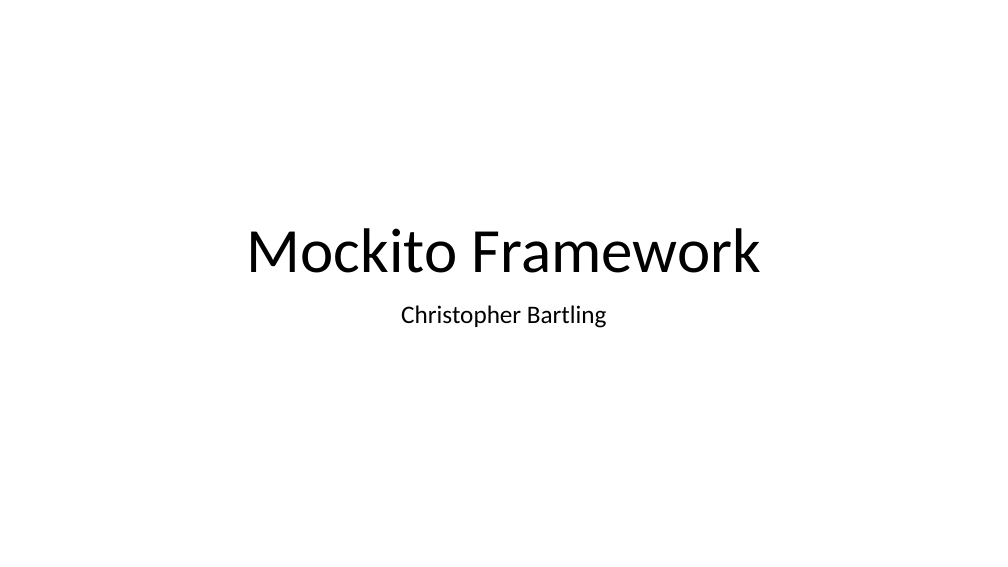
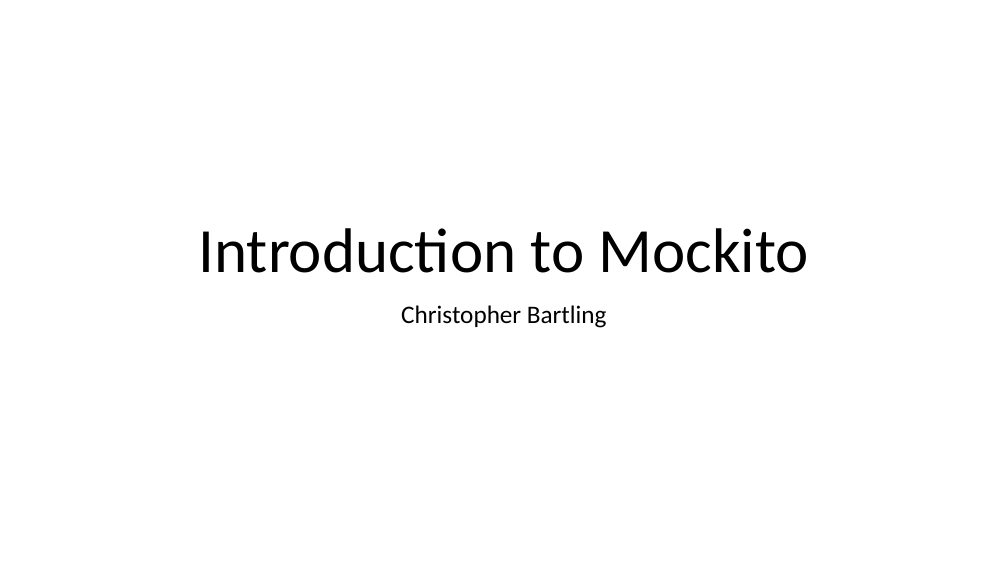
Before and after one commit to cebartling/test-driven, a slide deck: slide 1 of presentations/Introduction to Mockito.pptx. Drawn at 1008x567 pixels with LibreOffice and Linux fonts; fonts in the diff are those of the drawing. Boxes give left, top, right and bottom in pixels: in the first picture for what was removed or moved away, otherwise in the second. Text is boxed around its words. In the diff, an @@ line names an element or a change of style, - is before the commit and + after.

Commit message:
Introduction to Mockito presentation updates

```diff
--- a/presentations/Introduction to Mockito.pptx
+++ b/presentations/Introduction to Mockito.pptx
@@ title at (199,228,808,273): text changed @@
-Mockito Framework
+Introduction to Mockito
```
Also in this commit, not shown: 3 slides added, 2 slides removed.
